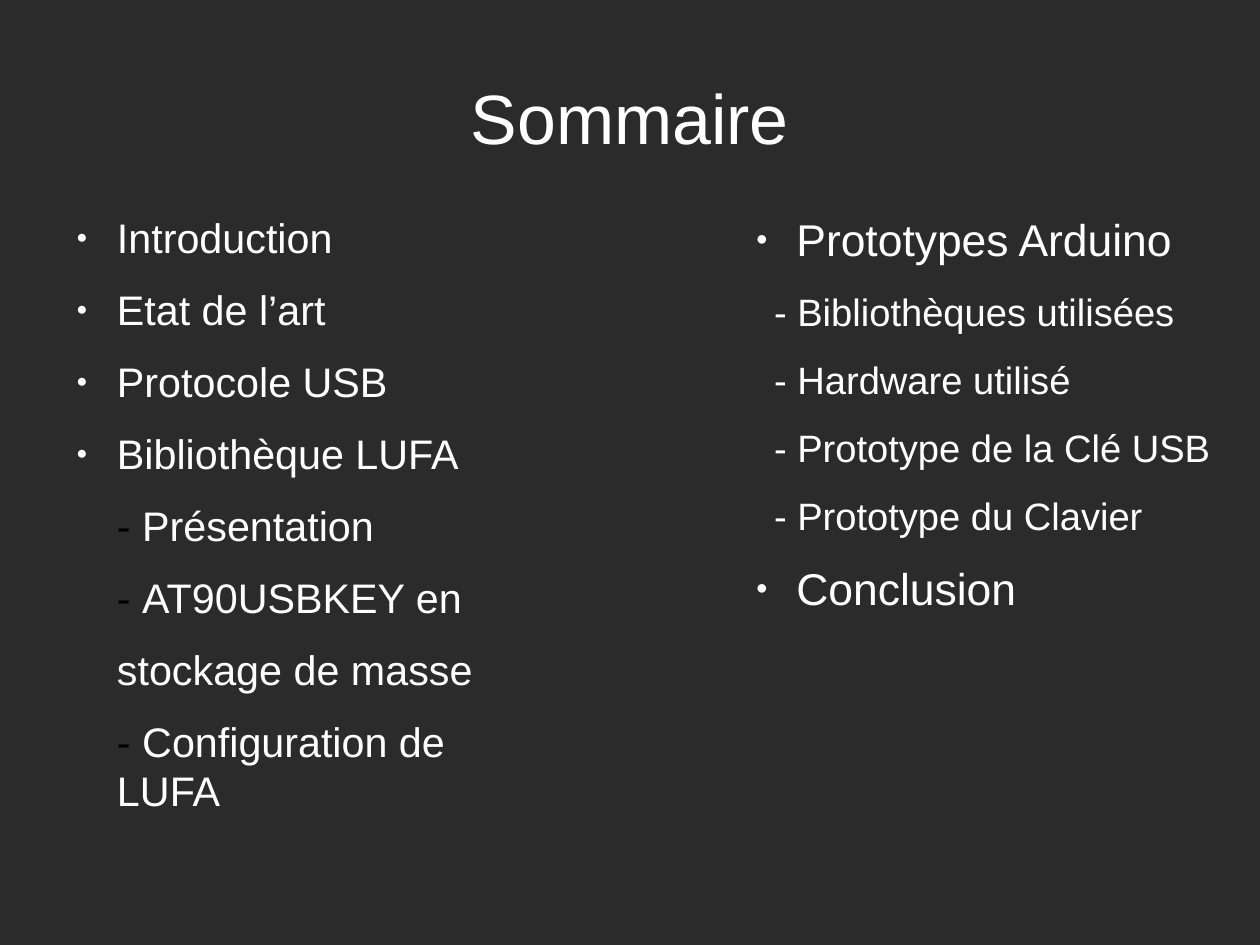
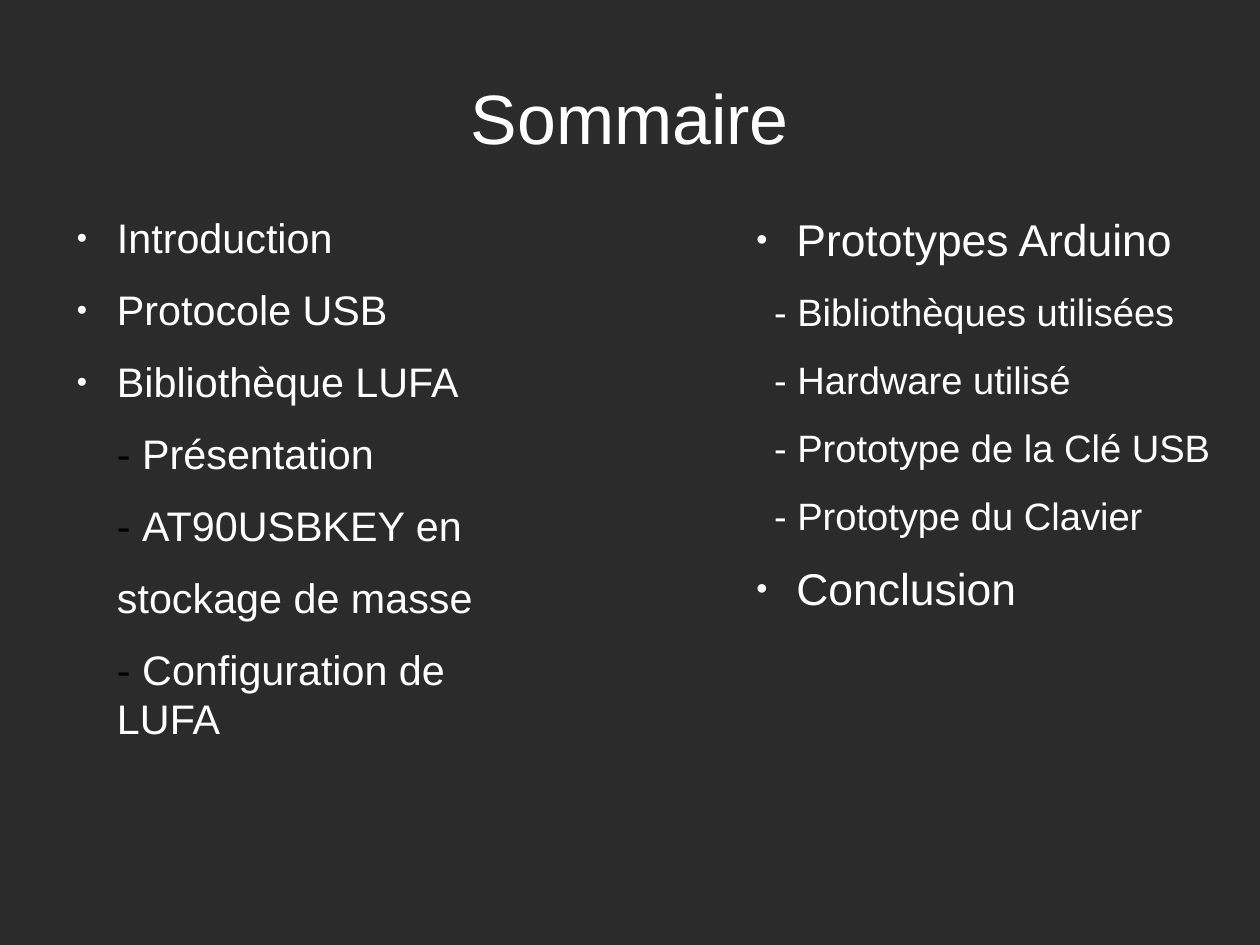
Before and after one commit to rguillomon/IMA3-4_Project, a slide deck: slide 2 of P12(périphUSB).odp. Drawn at 1260x945 pixels with LibreOffice and Linux fonts; fonts in the diff are those of the drawing; background and template pictures are left out; a plain dark background stands for a picture behind light text. Boxes give left, top, right and bottom in pixels: in the first picture for what was removed or moved away, otherwise in the second. Text is boxed around its words. In the diff, an @@ line names an element or a change of style, - is before the commit and + after.

```diff
--- a/P12(périphUSB).odp
+++ b/P12(périphUSB).odp
@@ text at [117,295,325,326]: paragraph removed @@
-● Etat de l’art
```
Also in this commit, not shown: 1 slide removed.
